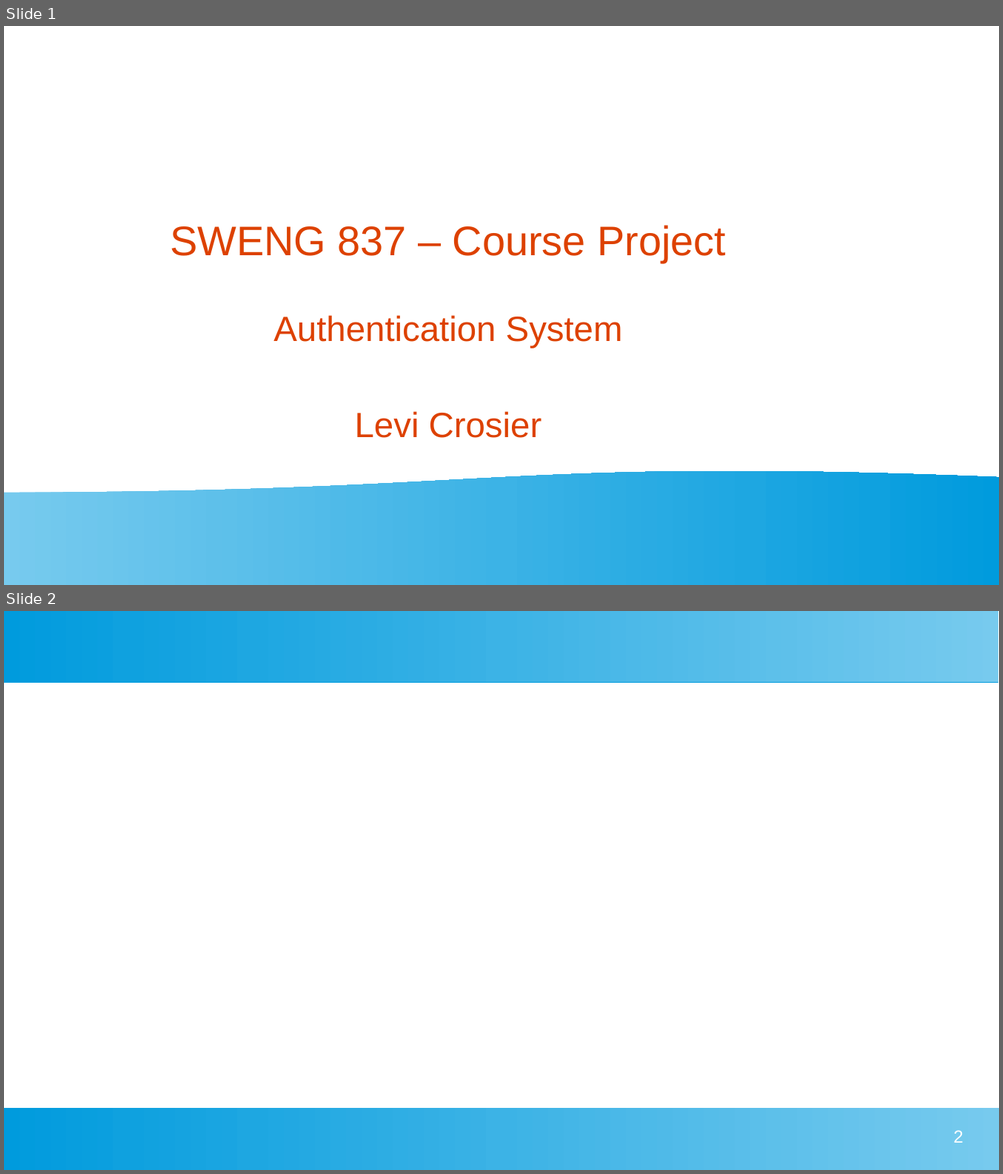
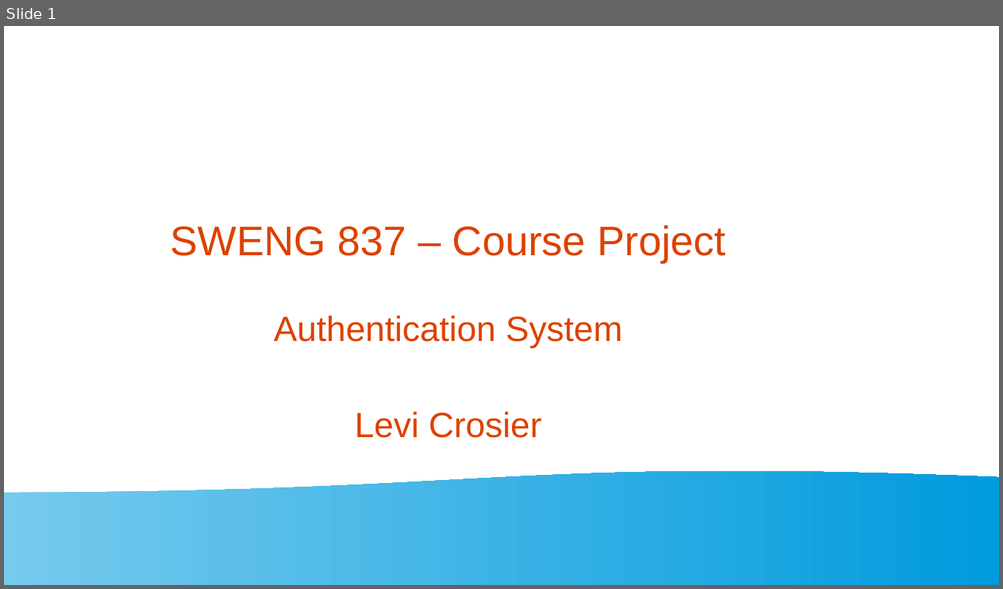
Before and after one commit to lwcrosier/sweng837, a slide deck: src/presentation/sweng837-presentation.odp. Shown one above the other, each under a label of ours: slides 1 and 2 before the commit, slide 1 after it. The pictures are 1003x1174 and 1003x589 pixels, drawn with LibreOffice and Linux fonts; fonts in the diff are those of the drawing. Boxes give left, top, right and bottom in pixels: in the first picture for what was removed or moved away, otherwise in the second. Text is boxed around its words. In the diff, an @@ line names an element or a change of style, - is before the commit and + after.

```diff
--- a/src/presentation/sweng837-presentation.odp
+++ b/src/presentation/sweng837-presentation.odp
@@ slide 2 removed at <box>4,611,999,1170</box>, background #FFFFFF @@
@@ rectangle removed at <box>4,611,999,682</box> @@
@@ rectangle removed at <box>4,1108,999,1170</box> @@
@@ page number removed at <box>953,1130,963,1143</box> @@
-2
```
Also in this commit, not shown: 6 slides added.
